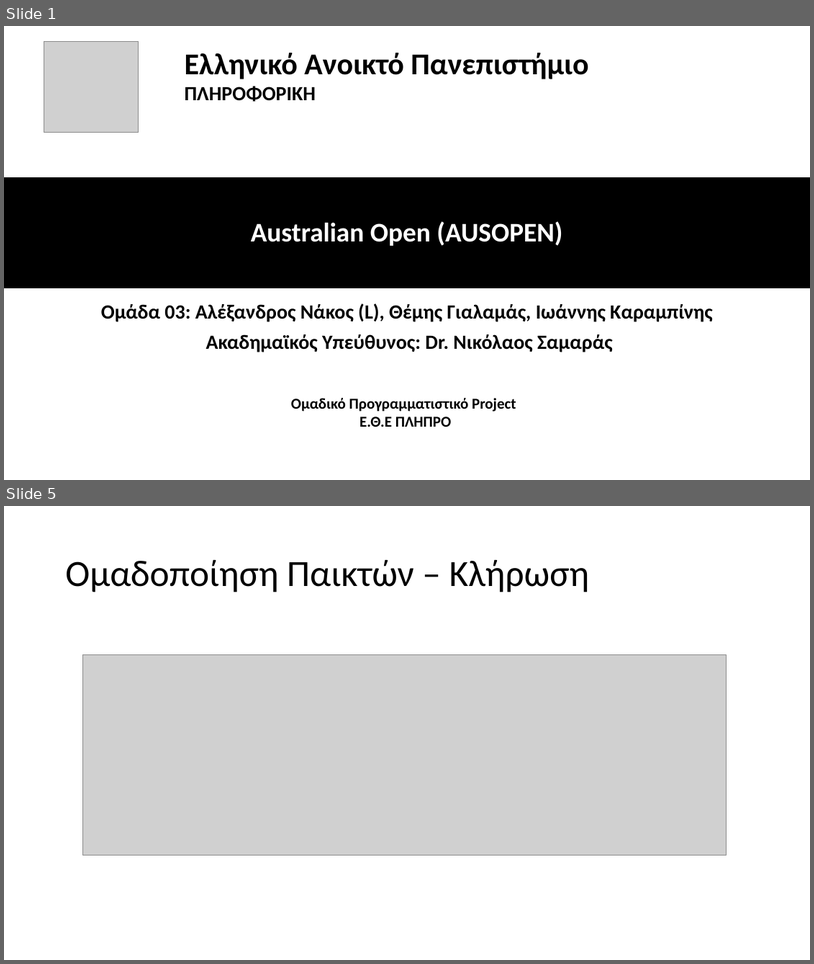
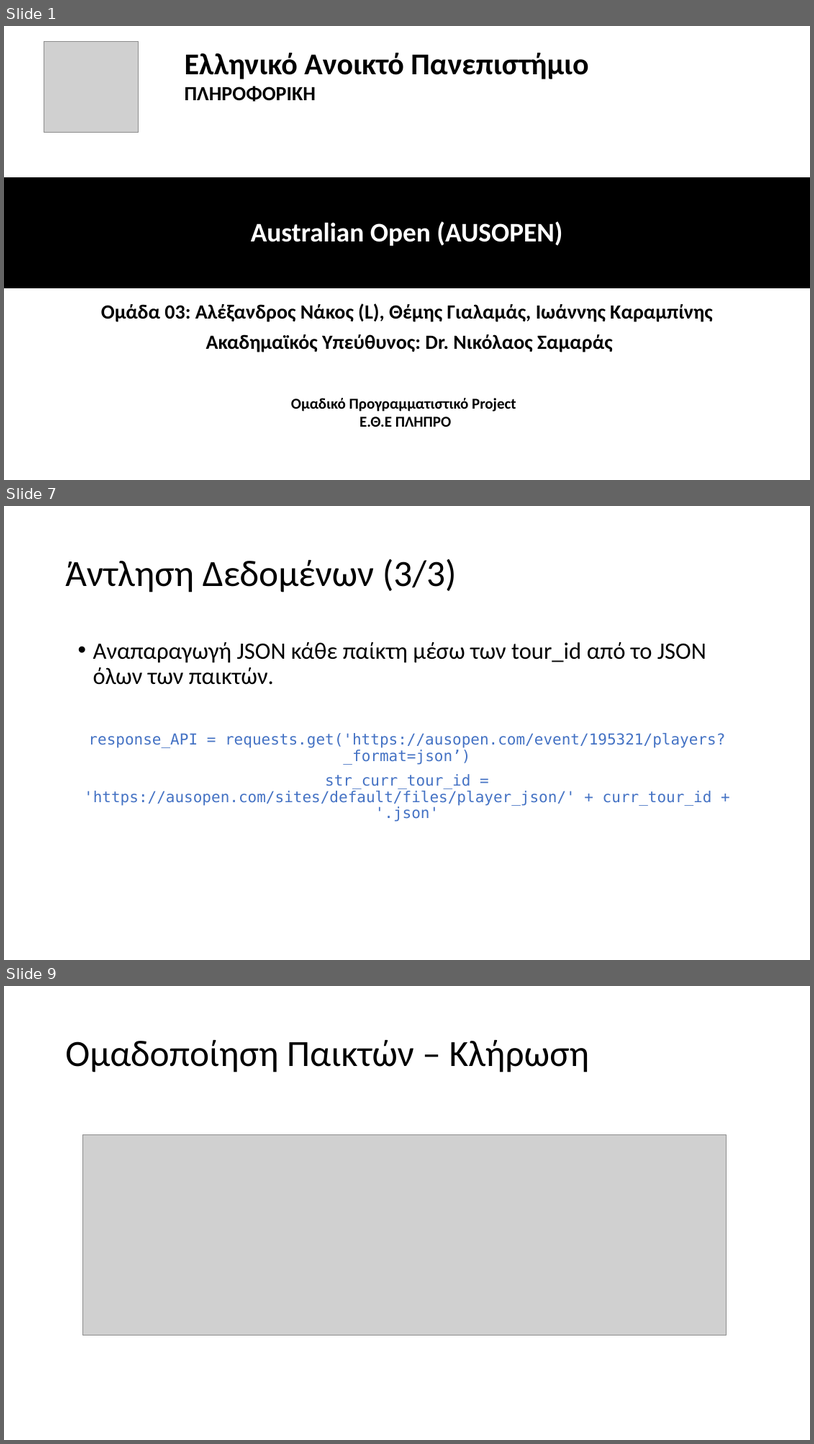
Before and after one commit to Grinabl/plhpro-group3-21-22, a slide deck: ΠΛΗΠΡΟ-ΟΜΑΔΑ03-Australian Open.pptx. Shown one above the other, each under a label of ours: slides 1 and 5 before the commit, slides 1, 7 and 9 after it; the slides between them are not shown. The pictures are 814x964 and 814x1444 pixels, drawn with LibreOffice and Linux fonts; fonts in the diff are those of the drawing; grey boxes stand for pictures. Boxes give left, top, right and bottom in pixels: in the first picture for what was removed or moved away, otherwise in the second. Text is boxed around its words. In the diff, an @@ line names an element or a change of style, - is before the commit and + after.

```diff
--- a/ΠΛΗΠΡΟ-ΟΜΑΔΑ03-Australian Open.pptx
+++ b/ΠΛΗΠΡΟ-ΟΜΑΔΑ03-Australian Open.pptx
@@ slide 7 added at <box>4,506,810,960</box>, background #FFFFFF @@
@@ title added at <box>65,559,457,592</box>, 44 pt, text #000000 @@
+Άντληση Δεδομένων (3/3)
@@ text added at <box>84,642,725,821</box>, 18 pt, text #4472C4 @@
+• Αναπαραγωγή JSON κάθε παίκτη μέσω των tour_id από το JSON όλων των παικτών.
+response_API = requests.get('https://ausopen.com/event/195321/players?_format=json’)
+str_curr_tour_id = 'https://ausopen.com/sites/default/files/player_json/' + curr_tour_id + '.json'
@@ what was slide 5 is now slide 9 @@
```
Also in this commit, not shown: 2 slides changed, 8 other slides added, 1 slide removed.
